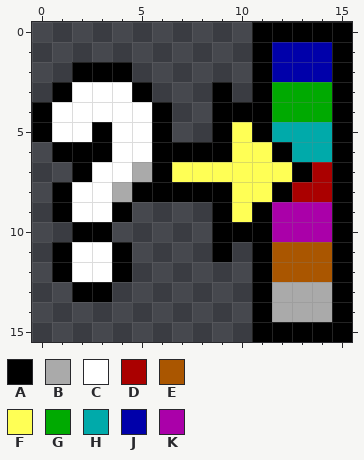
Two versions of one pixel-art sprite, images/convert-palette.png. Above is the file before it was changed.
The file is 16x16 pixels.
Palette (. is transparent): A #000000  B #aaaaaa  C #ffffff  D #aa0000  E #aa5600  F #ffff55  G #00aa01  H #00aaaa  J #0000aa  K #aa00a9
Pixels before, first column x 0:
 0 ...........AAAAA
 1 ...........AJJJA
 2 ..AAA......AJJJA
 3 .ACCCA...A.AGGGA
 4 ACCCCCA..AAAGGGA
 5 ACCACCA..AFAHHHA
 6 .AAACCAAAAFFAHHA
 7 ..ACCBAFFFFFFADA
 8 .ACCBAAAAAFFADDA
 9 .ACCA....AFAKKKA
10 ..AA.....AAAKKKA
11 .ACCA....A.AEEEA
12 .ACCA......AEEEA
13 ..AA.......ABBBA
14 ...........ABBBA
15 ...........AAAAA
After:
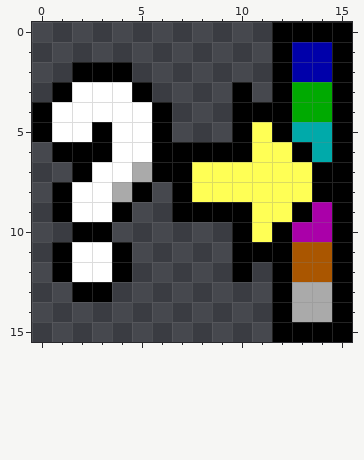
Edits made:
{"y":0,"x":11,"old":"A","new":"."}
{"y":1,"x":11,"old":"AJ","new":".A"}
{"y":2,"x":11,"old":"AJ","new":".A"}
{"y":3,"x":9,"old":"A.AG","new":".A.A"}
{"y":4,"x":9,"old":"A","new":"."}
{"y":4,"x":12,"old":"G","new":"A"}
{"y":5,"x":9,"old":"AFAH","new":".AFA"}
{"y":6,"x":10,"old":"F","new":"A"}
{"y":6,"x":12,"old":"AH","new":"FA"}
{"y":7,"x":7,"old":"F","new":"A"}
{"y":7,"x":13,"old":"AD","new":"FA"}
{"y":8,"x":6,"old":"A","new":"."}
{"y":8,"x":8,"old":"AA","new":"FF"}
{"y":8,"x":12,"old":"ADD","new":"FFA"}
{"y":9,"x":7,"old":"..","new":"AA"}
{"y":9,"x":10,"old":"FAKK","new":"AFFA"}
{"y":10,"x":9,"old":"A","new":"."}
{"y":10,"x":11,"old":"AK","new":"FA"}
{"y":11,"x":9,"old":"A.","new":".A"}
{"y":11,"x":12,"old":"E","new":"A"}
{"y":12,"x":10,"old":".AE","new":"A.A"}
{"y":13,"x":11,"old":"AB","new":".A"}
{"y":14,"x":11,"old":"AB","new":".A"}
{"y":15,"x":11,"old":"A","new":"."}
{"label":"changed","picture_box":[152,22,332,342]}
